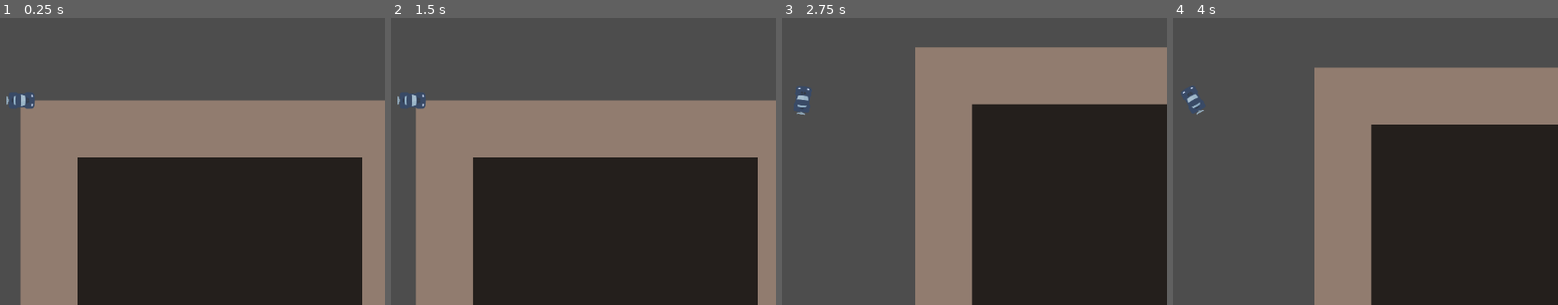
Above: before the commit, frames 1-4 (left to right).
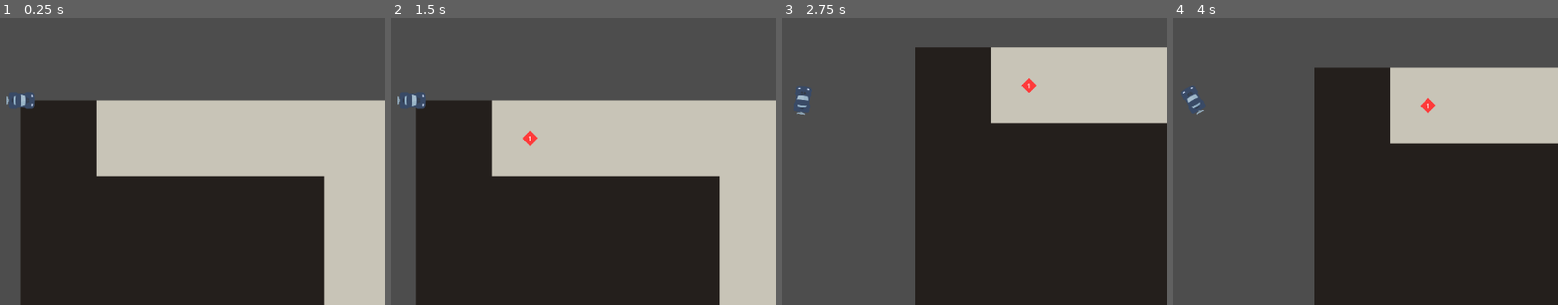
Above: after the commit, the same moments.

Repository: hyearchom/courier-story
Game: Godot game, scene res://hra.tscn
The game is run twice, just before and just after one commit, with the same random seed, the same clock (stepped at 60 frames per second) and the same inputs.
Inputs:
- Up to frame 1 (0.25 s): no input
- Up to frame 2 (1.5 s): tap Enter (ui_accept) at 0.5, 0.77 s; hold Right (ui_right) 0.53-1.28 s; hold Down (ui_down) from 1.28 s (still down)
- Up to frame 3 (2.75 s): tap Enter (ui_accept) at 1.52 s; release Down (ui_down) at 2.03 s; hold Right (ui_right) from 2.03 s (still down)
- Up to frame 4 (4 s): release Right (ui_right) at 2.78 s; hold Up (ui_up) 2.78-3.53 s; tap Enter (ui_accept) at 3.02, 3.77 s; hold Left (ui_left) from 3.53 s (still down)

The runs differ from the first frame. In frame 1, 39% of the frame differs, in the area x 5-100%, y 28-100%; in frame 2, 38%; in frame 3, 27%; in frame 4, 25%.

Commit message:
Prototyp nabízení zakázek
- mapa nyní cyklicky nabízí zakázky na splnění
- zakázky jsou vždy v páru a číselně označeny

- hranice silnice byly dočasně deaktivovány
- možné vylepšení: oceněnění vzdálenosti a časového limitu

Diff:
--- a/Hrac.gd
+++ b/Hrac.gd
@@ -20,6 +20,7 @@
 	zmena_zataceni(delta)
 	velocity += zrychleni *delta
 	move_and_slide()
+	#print(velocity.length())
 
 
 func zmena_zrychleni() -> void:
@@ -34,20 +35,20 @@
 
 	odpor_prostredi()
 
-func zmena_zataceni(delta):
-	var smer_otoceni = 0
+func zmena_zataceni(delta: float) -> void:
+	var smer_otoceni: int = 0
 	if Input.is_action_pressed("ui_right"):
 		smer_otoceni += 1
 	if Input.is_action_pressed("ui_left"):
 		smer_otoceni -= 1
 	zaboceni = smer_otoceni *deg_to_rad(UHEL_ZABOCENI)
 
-	var trakce = POMALA_TRAKCE if velocity.length() < RYCHLOST_SMYKU else RYCHLA_TRAKCE
-	var zadni_kolo = position - transform.x * ROZCHOD_KOL / 2.0
-	var predni_kolo = position + transform.x * ROZCHOD_KOL / 2.0
+	var trakce: float = POMALA_TRAKCE if velocity.length() < RYCHLOST_SMYKU else RYCHLA_TRAKCE
+	var zadni_kolo: Vector2 = position - transform.x * ROZCHOD_KOL / 2.0
+	var predni_kolo: Vector2 = position + transform.x * ROZCHOD_KOL / 2.0
 	zadni_kolo += velocity * delta
 	predni_kolo += velocity.rotated(zaboceni) * delta
-	var novy_smer = (predni_kolo - zadni_kolo).normalized()
+	var novy_smer: Vector2 = (predni_kolo - zadni_kolo).normalized()
 
 	if urceni_smeru(novy_smer) > 0:
 		velocity = lerp(velocity, novy_smer *velocity.length(), trakce)
@@ -57,16 +58,16 @@
 	rotation = novy_smer.angle()
 	#printt(velocity, rotation, zadni_kolo, predni_kolo)
 
-func urceni_smeru(zacileni) -> float:
-	var orientace = round(zacileni.dot(velocity.normalized()))
+func urceni_smeru(zacileni:Vector2) -> int:
+	var orientace: int = round(zacileni.dot(velocity.normalized()))
 	return orientace if orientace != 0 else -1
 
 
-func odpor_prostredi():
+func odpor_prostredi() -> void:
 	if velocity.length() < 5:
 		velocity = Vector2.ZERO
-	var povrch = velocity *ODPOR_POVRCHU
-	var vitr = velocity * velocity.length() * ODPOR_VETRU
+	var povrch: Vector2 = velocity *ODPOR_POVRCHU
+	var vitr: Vector2 = velocity * velocity.length() * ODPOR_VETRU
 	if velocity.length() < 100:
 		povrch *= 10
 	zrychleni -= povrch +vitr
--- /dev/null
+++ b/Objekty.gd
@@ -0,0 +1,35 @@
+extends Node2D
+
+const CIL = preload("res://cil.tscn")
+
+@export var vrstvy: Node
+
+func pridat_cile(poradi: int) -> void:
+	var pozice := []
+	pozice.resize(2)
+	#bezpečné vybrání dvou rozdílných bodů vozovky
+	for opakovani: int in range(10):
+		pozice[0] = vrstvy.nahodna_pozice(vrstvy.vozovka)
+		pozice[1] = vrstvy.nahodna_pozice(vrstvy.vozovka)
+		if pozice[0] != pozice[1]:
+			break
+		if opakovani == 10:
+			push_error('Nelze vybrat dva rozdílné body vozovky')
+
+	#čekání na vymazání předchozího úkolu
+	await get_tree().process_frame
+	umistit_objekt(
+		CIL, pozice[0], {'oznaceni': poradi, 'zacatek': true})
+	umistit_objekt(
+		CIL, pozice[1], {'oznaceni': poradi, 'zacatek': false})
+
+
+func umistit_objekt(scena: PackedScene, pozice: Vector2, atributy:= {}) -> void:
+	var objekt := scena.instantiate()
+	for atribut: String in atributy:
+		if atribut in objekt:
+			objekt.set(atribut, atributy[atribut])
+		else:
+			push_warning('{0} nemá {1}'.format([objekt.name, atribut]))
+	add_child(objekt)
+	objekt.position = pozice
--- a/Silnice.gd
+++ b/Silnice.gd
@@ -1,5 +1,6 @@
 extends Node2D
 
+@export var DILY_SILNICE := int(100)
 const VELIKOST_BUNKY := Vector2i.ONE *50
 const VELIKOST_MAPY := Vector2i.ONE *8000
 
@@ -7,7 +8,8 @@
 const VYSKA_MAPY := int(VELIKOST_MAPY.y/VELIKOST_BUNKY.y)
 
 var mrizka: Array
-@onready var povrch: TileMapLayer = $Povrch
+@onready var vozovka: TileMapLayer = $Vozovka
+@onready var domy: TileMapLayer = $Domy
 
 enum Pole {
 	MESTO,
@@ -18,8 +20,8 @@
 	vytvorit_mrizku()
 	vytvorit_cestu()
 	obsadit_pole()
-	#print(mrizka)
-	#print(povrch.get_used_cells())
+	#print(pozice_nahodneho_pole(vozovka))
+
 
 func vytvorit_mrizku() -> void:
 	mrizka = []
@@ -30,14 +32,13 @@
 
 
 func vytvorit_cestu() -> void:
-	const MAX_DELKA := int(650)
 	var delka := int(0)
-	var cesta := Vector2.ZERO
+	var cesta := Vector2i.ZERO
 
-	while delka < MAX_DELKA:
-		var smer_pohybu = nahodny_smer()
-		var delka_ulice = 6
-		var cil_pohybu = cesta + smer_pohybu *delka_ulice
+	while delka < DILY_SILNICE:
+		var smer_pohybu: Vector2i = nahodny_smer()
+		var delka_ulice: int = 4
+		var cil_pohybu: Vector2i = cesta + smer_pohybu *delka_ulice
 		if cil_pohybu.x >= 0 and cil_pohybu.y >= 0:
 			if cil_pohybu.x < SIRKA_MAPY and cil_pohybu.y < VYSKA_MAPY:
 				for _i in range(delka_ulice):
@@ -47,7 +48,7 @@
 
 
 func nahodny_smer() -> Vector2:
-	var smery = [Vector2.LEFT, Vector2.RIGHT, Vector2.UP, Vector2.DOWN]
+	var smery := [Vector2i.LEFT, Vector2i.RIGHT, Vector2i.UP, Vector2i.DOWN]
 	return smery.pick_random()
 
 
@@ -56,7 +57,12 @@
 		for y in VYSKA_MAPY:
 			match mrizka[x][y]:
 				Pole.SILNICE:
-					povrch.set_cell(Vector2i(x, y), 5, Vector2i(1,0))
+					vozovka.set_cell(Vector2i(x, y), 0, Vector2i.ZERO)
 				Pole.MESTO:
-					povrch.set_cell(Vector2i(x, y), 5, Vector2i.ZERO)
+					domy.set_cell(Vector2i(x, y), 0, Vector2i.ZERO)
 	#povrch.set_cells_terrain_connect()
+
+
+func nahodna_pozice(vrstva: TileMapLayer) -> Vector2:
+	var souradnice: Vector2i = vrstva.get_used_cells().pick_random()
+	return vrstva.map_to_local(souradnice)
--- /dev/null
+++ b/Ukoly.gd
@@ -0,0 +1,18 @@
+extends Node
+
+var poradi_ukolu: int = 1
+var aktivni_ukoly := {}
+
+@export var objekty: Node
+@export var statistiky: Resource
+
+
+func _ready() -> void:
+	await get_tree().create_timer(1).timeout
+	nabidnout_ukol()
+	statistiky.ukol_splnen.connect(nabidnout_ukol)
+
+
+func nabidnout_ukol() -> void:
+	objekty.pridat_cile(poradi_ukolu)
+	poradi_ukolu += 1
--- /dev/null
+++ b/cil.gd
@@ -0,0 +1,27 @@
+extends Area2D
+
+var oznaceni: int
+var zacatek := true
+
+@export var statistiky: Resource
+
+
+func _ready() -> void:
+	_vyber_podoby()
+
+
+func _vyber_podoby() -> void:
+	if zacatek:
+		$Tvar.color = Color.SEA_GREEN
+	$Poradi.text = str(oznaceni)
+
+
+func _prejeti(telo: Node2D) -> void:
+	if telo.is_in_group('hrac'):
+		if zacatek:
+			statistiky.pridat_ukol(oznaceni)
+		else:
+			if not statistiky.overit_ukol(oznaceni):
+				return
+			statistiky.smazat_ukol(oznaceni)
+		queue_free()
--- /dev/null
+++ b/cil.tscn
@@ -0,0 +1,28 @@
+[gd_scene load_steps=4 format=3 uid="uid://cj15drq143nyh"]
+
+[ext_resource type="Script" path="res://cil.gd" id="1_u05l5"]
+[ext_resource type="Resource" uid="uid://dpme8j6viiuye" path="res://propojeni/statistiky.tres" id="2_ko3ix"]
+
+[sub_resource type="CircleShape2D" id="CircleShape2D_hv52q"]
+radius = 17.1172
+
+[node name="Misto" type="Area2D"]
+script = ExtResource("1_u05l5")
+statistiky = ExtResource("2_ko3ix")
+
+[node name="Tvar" type="Polygon2D" parent="."]
+color = Color(1, 0.23, 0.23, 1)
+polygon = PackedVector2Array(0, -20, 20, 0, 0, 20, -20, 1)
+
+[node name="Plocha" type="CollisionShape2D" parent="."]
+visible = false
+shape = SubResource("CircleShape2D_hv52q")
+
+[node name="Poradi" type="Label" parent="."]
+offset_left = -5.0
+offset_top = -11.0
+offset_right = 35.0
+offset_bottom = 12.0
+text = "1"
+
+[connection signal="body_entered" from="." to="." method="_prejeti"]
--- a/hra.tscn
+++ b/hra.tscn
@@ -1,22 +1,33 @@
-[gd_scene load_steps=8 format=3 uid="uid://fhu8qlib7p51"]
+[gd_scene load_steps=14 format=3 uid="uid://fhu8qlib7p51"]
 
-[ext_resource type="Texture2D" uid="uid://dbkeyreuf7hho" path="res://auto.png" id="1_862wv"]
+[ext_resource type="Script" path="res://Objekty.gd" id="1_3a6p2"]
+[ext_resource type="Texture2D" uid="uid://dbkeyreuf7hho" path="res://media/auto.png" id="1_862wv"]
 [ext_resource type="Script" path="res://Hrac.gd" id="1_c36nm"]
-[ext_resource type="Texture2D" uid="uid://b17f2btd7uycu" path="res://atlas.png" id="2_s1hqt"]
+[ext_resource type="Script" path="res://Ukoly.gd" id="1_vlbt7"]
+[ext_resource type="Texture2D" uid="uid://bccpqqnmg3gpi" path="res://media/svetly_ctverec.svg" id="2_n2djr"]
+[ext_resource type="Resource" uid="uid://dpme8j6viiuye" path="res://propojeni/statistiky.tres" id="2_ymg7k"]
 [ext_resource type="Script" path="res://Silnice.gd" id="3_sej6e"]
+[ext_resource type="Texture2D" uid="uid://c7pkoqnrqqtyh" path="res://media/tmavy_ctverec.svg" id="3_wdn0s"]
 
-[sub_resource type="TileSetAtlasSource" id="TileSetAtlasSource_4by76"]
-texture = ExtResource("2_s1hqt")
-texture_region_size = Vector2i(150, 150)
+[sub_resource type="TileSetAtlasSource" id="TileSetAtlasSource_v0lmi"]
+texture = ExtResource("2_n2djr")
+texture_region_size = Vector2i(200, 200)
 0:0/0 = 0
-0:0/0/physics_layer_0/polygon_0/points = PackedVector2Array(-75, -75, -75, 75, 75, 75, 75, -75)
-1:0/0 = 0
 
 [sub_resource type="TileSet" id="TileSet_ekx4v"]
-tile_size = Vector2i(150, 150)
+tile_size = Vector2i(200, 200)
 physics_layer_0/collision_layer = 1
-sources/5 = SubResource("TileSetAtlasSource_4by76")
+sources/0 = SubResource("TileSetAtlasSource_v0lmi")
 tile_proxies/coords_level = [[0, Vector2i(0, 0)], [2, Vector2i(0, 0)], [3, Vector2i(0, 0)], [5, Vector2i(0, 0)], [4, Vector2i(0, 0)], [5, Vector2i(1, 0)]]
+
+[sub_resource type="TileSetAtlasSource" id="TileSetAtlasSource_7coh4"]
+texture = ExtResource("3_wdn0s")
+texture_region_size = Vector2i(200, 200)
+0:0/0 = 0
+
+[sub_resource type="TileSet" id="TileSet_2i5gi"]
+tile_size = Vector2i(200, 200)
+sources/0 = SubResource("TileSetAtlasSource_7coh4")
 
 [sub_resource type="CapsuleShape2D" id="CapsuleShape2D_sxjue"]
 radius = 21.0
@@ -24,16 +35,29 @@
 
 [node name="Hra" type="Node"]
 
+[node name="Ukoly" type="Node" parent="." node_paths=PackedStringArray("objekty")]
+script = ExtResource("1_vlbt7")
+objekty = NodePath("../Mapa/Objekty")
+statistiky = ExtResource("2_ymg7k")
+
 [node name="Mapa" type="Node2D" parent="."]
 
-[node name="Silnice" type="Node2D" parent="Mapa"]
+[node name="Vrstvy" type="Node2D" parent="Mapa"]
 z_as_relative = false
 script = ExtResource("3_sej6e")
+DILY_SILNICE = 50
 
-[node name="Povrch" type="TileMapLayer" parent="Mapa/Silnice"]
+[node name="Vozovka" type="TileMapLayer" parent="Mapa/Vrstvy"]
 tile_set = SubResource("TileSet_ekx4v")
 
-[node name="Hrac" type="CharacterBody2D" parent="Mapa"]
+[node name="Domy" type="TileMapLayer" parent="Mapa/Vrstvy"]
+tile_set = SubResource("TileSet_2i5gi")
+
+[node name="Objekty" type="Node2D" parent="Mapa" node_paths=PackedStringArray("vrstvy")]
+script = ExtResource("1_3a6p2")
+vrstvy = NodePath("../Vrstvy")
+
+[node name="Hrac" type="CharacterBody2D" parent="Mapa" groups=["hrac"]]
 script = ExtResource("1_c36nm")
 metadata/_edit_group_ = true
 
--- a/sedy_ctverec.svg
+++ b/media/svetly_ctverec.svg
@@ -2,14 +2,14 @@
 <!-- Created with Inkscape (http://www.inkscape.org/) -->
 
 <svg
-   width="39.6875mm"
-   height="39.6875mm"
-   viewBox="0 0 39.6875 39.6875"
+   width="52.916668mm"
+   height="52.916668mm"
+   viewBox="0 0 52.916668 52.916668"
    version="1.1"
    id="svg1"
    xml:space="preserve"
    inkscape:version="1.3.2 (091e20ef0f, 2023-11-25)"
-   sodipodi:docname="bily_ctverec.svg"
+   sodipodi:docname="svetly_ctverec.svg"
    xmlns:inkscape="http://www.inkscape.org/namespaces/inkscape"
    xmlns:sodipodi="http://sodipodi.sourceforge.net/DTD/sodipodi-0.dtd"
    xmlns="http://www.w3.org/2000/svg"
@@ -23,9 +23,9 @@
      inkscape:pagecheckerboard="0"
      inkscape:deskcolor="#d1d1d1"
      inkscape:document-units="mm"
-     inkscape:zoom="3.0467172"
-     inkscape:cx="92.230418"
-     inkscape:cy="79.265644"
+     inkscape:zoom="1.5233586"
+     inkscape:cx="91.245751"
+     inkscape:cy="128.33485"
      inkscape:window-width="1920"
      inkscape:window-height="1052"
      inkscape:window-x="0"
@@ -36,10 +36,10 @@
      inkscape:label="Vrstva 1"
      inkscape:groupmode="layer"
      id="layer1"
-     transform="translate(-67.048431,-84.448723)"><rect
-       style="fill:#917c6f;fill-opacity:1;stroke:none;stroke-width:0.233761"
+     transform="translate(-59.9468,-77.347092)"><rect
+       style="fill:#c8c4b7;fill-opacity:1;stroke:none;stroke-width:0.311683"
        id="rect1"
-       width="39.6875"
-       height="39.6875"
-       x="67.048431"
-       y="84.448723" /></g></svg>
+       width="52.916668"
+       height="52.916668"
+       x="59.9468"
+       y="77.347092" /></g></svg>
--- a/bily_ctverec.svg
+++ b/media/tmavy_ctverec.svg
@@ -2,14 +2,14 @@
 <!-- Created with Inkscape (http://www.inkscape.org/) -->
 
 <svg
-   width="39.6875mm"
-   height="39.6875mm"
-   viewBox="0 0 39.6875 39.6875"
+   width="52.916668mm"
+   height="52.916668mm"
+   viewBox="0 0 52.916668 52.916668"
    version="1.1"
    id="svg1"
    xml:space="preserve"
    inkscape:version="1.3.2 (091e20ef0f, 2023-11-25)"
-   sodipodi:docname="bily_ctverec.svg"
+   sodipodi:docname="tmavy_ctverec.svg"
    xmlns:inkscape="http://www.inkscape.org/namespaces/inkscape"
    xmlns:sodipodi="http://sodipodi.sourceforge.net/DTD/sodipodi-0.dtd"
    xmlns="http://www.w3.org/2000/svg"
@@ -23,9 +23,9 @@
      inkscape:pagecheckerboard="0"
      inkscape:deskcolor="#d1d1d1"
      inkscape:document-units="mm"
-     inkscape:zoom="3.0467172"
-     inkscape:cx="92.55864"
-     inkscape:cy="79.265644"
+     inkscape:zoom="1.5233586"
+     inkscape:cx="91.245751"
+     inkscape:cy="128.33485"
      inkscape:window-width="1920"
      inkscape:window-height="1052"
      inkscape:window-x="0"
@@ -36,10 +36,10 @@
      inkscape:label="Vrstva 1"
      inkscape:groupmode="layer"
      id="layer1"
-     transform="translate(-67.048431,-84.448723)"><rect
-       style="fill:#241f1c;fill-opacity:1;stroke:none;stroke-width:0.233761"
+     transform="translate(-59.9468,-77.347092)"><rect
+       style="fill:#241f1c;fill-opacity:1;stroke:none;stroke-width:0.311683"
        id="rect1"
-       width="39.6875"
-       height="39.6875"
-       x="67.048431"
-       y="84.448723" /></g></svg>
+       width="52.916668"
+       height="52.916668"
+       x="59.9468"
+       y="77.347092" /></g></svg>
--- a/project.godot
+++ b/project.godot
@@ -15,6 +15,15 @@
 config/features=PackedStringArray("4.3", "GL Compatibility")
 config/icon="res://icon.svg"
 
+[debug]
+
+gdscript/warnings/untyped_declaration=1
+gdscript/warnings/integer_division=0
+
+[global_group]
+
+hrac=""
+
 [rendering]
 
 renderer/rendering_method="gl_compatibility"
--- /dev/null
+++ b/propojeni/Statistiky.gd
@@ -0,0 +1,21 @@
+extends Resource
+
+signal ukol_prijat
+signal ukol_splnen
+
+
+var aktivni_ukoly := {}
+
+
+func pridat_ukol(oznaceni: int) -> void:
+	aktivni_ukoly[oznaceni] = ''
+	ukol_prijat.emit()
+
+
+func smazat_ukol(oznaceni: int) -> void:
+	aktivni_ukoly.erase(oznaceni)
+	ukol_splnen.emit()
+
+
+func overit_ukol(oznaceni: int) -> bool:
+	return aktivni_ukoly.has(oznaceni)
--- /dev/null
+++ b/propojeni/statistiky.tres
@@ -0,0 +1,6 @@
+[gd_resource type="Resource" load_steps=2 format=3 uid="uid://dpme8j6viiuye"]
+
+[ext_resource type="Script" path="res://propojeni/Statistiky.gd" id="1_kbta0"]
+
+[resource]
+script = ExtResource("1_kbta0")
Binary file removed: atlas.png
Renamed: auto.png -> media/auto.png
Not shown, changed: media/auto.png.import
Renamed: silnice.png -> media/silnice.png
Not shown, changed: media/silnice.png.import
Not shown, changed: media/svetly_ctverec.svg.import
Not shown, changed: media/tmavy_ctverec.svg.import
Not shown, removed: sedy_ctverec.svg.import
